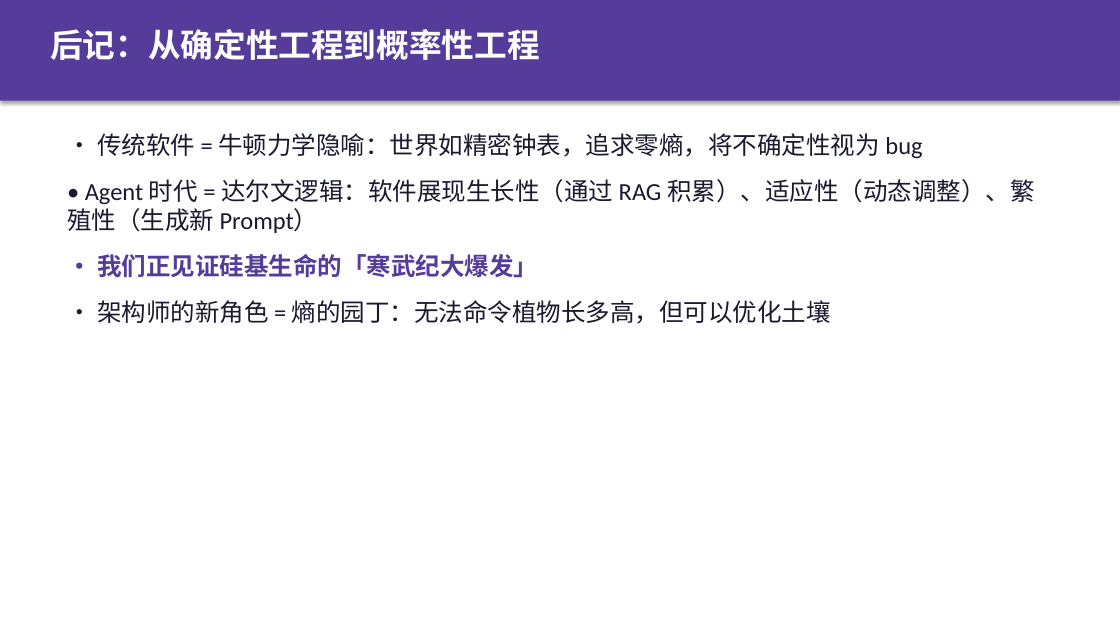
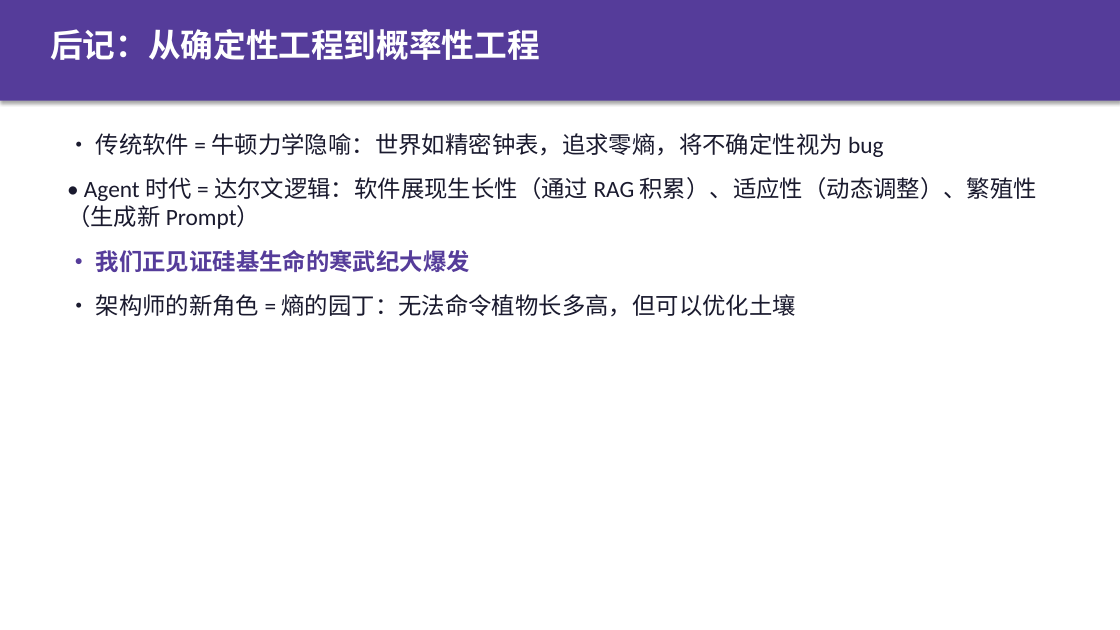
Before and after one commit to tanteng/blog, a slide deck: slide 30 of static/reports/agent-design-patterns-book-intro.pptx (slide 28 before the commit). Drawn at 1120x630 pixels with LibreOffice and Linux fonts; fonts in the diff are those of the drawing. Boxes give left, top, right and bottom in pixels: in the first picture for what was removed or moved away, otherwise in the second. Text is boxed around its words. In the diff, an @@ line names an element or a change of style, - is before the commit and + after.

```diff
--- a/static/reports/agent-design-patterns-book-intro.pptx
+++ b/static/reports/agent-design-patterns-book-intro.pptx
@@ text at [67,133,1038,317]: size 21 to 20 pt in "• 传统软件 = 牛顿力学隐喻：世界如精密钟表，追求零熵，将不确定性视为 bug", "• Agent 时代 = 达尔文逻辑：软件展现生长性（通过 RAG 积累）、适应性（动态调整）、繁殖性（生成新 ...", "• 架构师的新角色 = 熵的园丁：无法命令植物长多高，但可以优化土壤" @@
@@ text at [96,250,470,272]: text changed; size 21 to 20 pt @@
-• 我们正见证硅基生命的「寒武纪大爆发」
+• 我们正见证硅基生命的寒武纪大爆发
```
Also in this commit, not shown: 18 other slides changed, 6 slides added, 4 slides removed.
